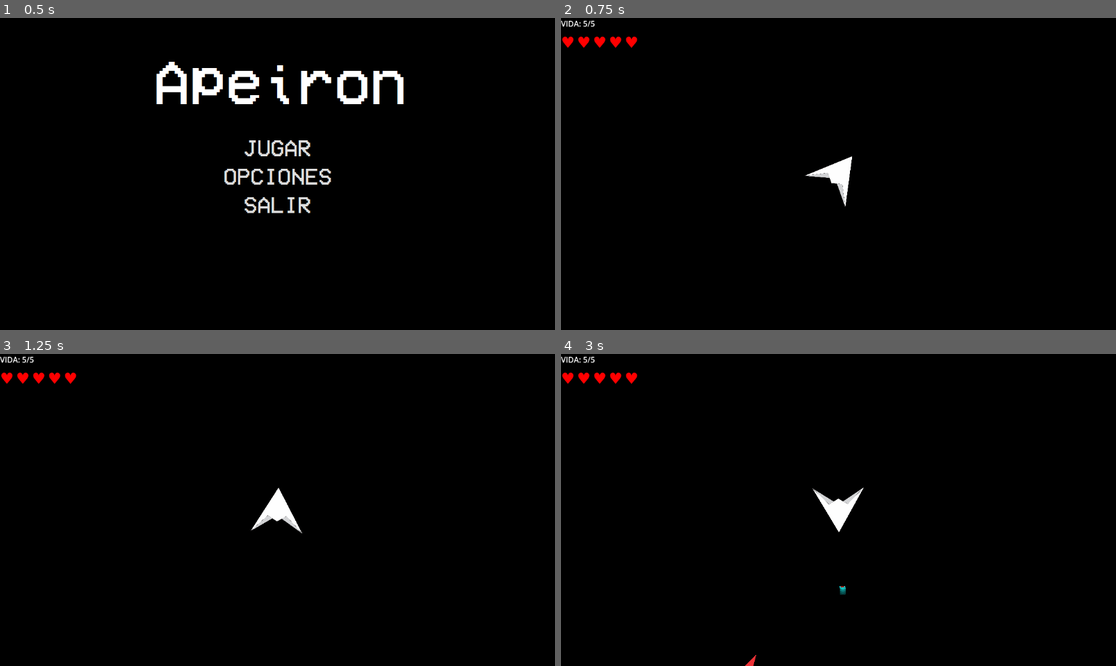
Above: before the commit, frames 1-4 (two rows, left to right).
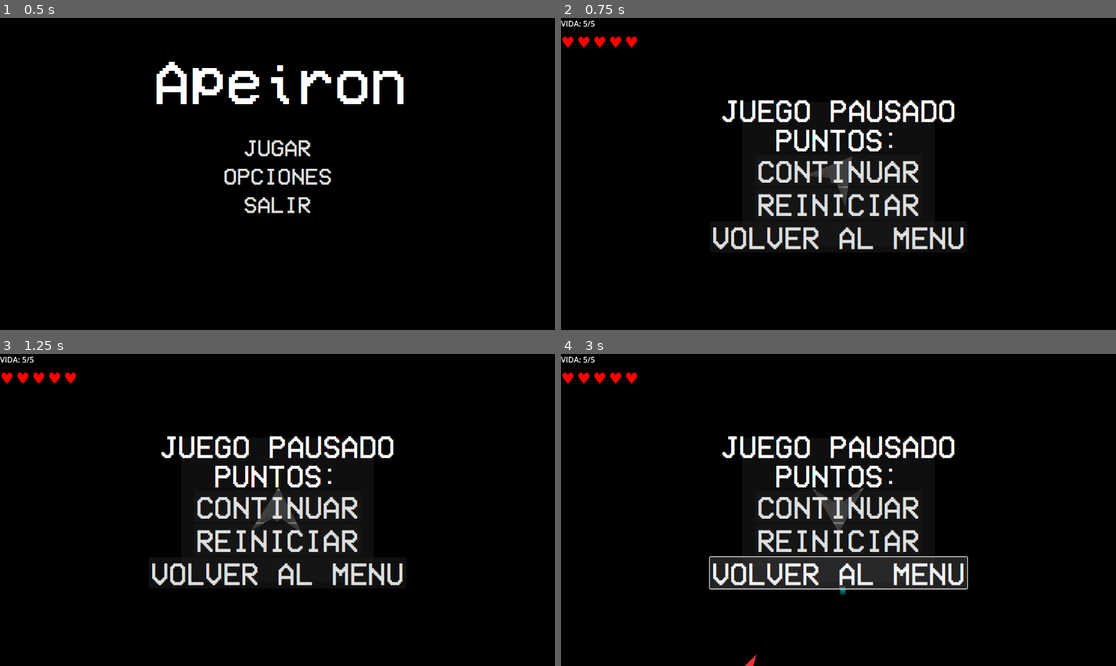
Above: after the commit, the same moments.

Repository: Maretesus666/Apeiron
Game: Godot game, scene res://scenes/menu.tscn
The game is run twice, just before and just after one commit, with the same random seed, the same clock (stepped at 60 frames per second) and the same inputs.
Inputs (mouse positions are in pixels of both pictures, inside the frame that each line leads up to):
- Up to frame 1 (0.5 s): no input
- Up to frame 2 (0.75 s): click "JUGAR" at 0.5 s
- Up to frame 3 (1.25 s): no input
- Up to frame 4 (3 s): click (838, 506) at 1.25 s, where only the run after the commit has a clickable "CONTINUAR"; click (838, 538) at 2 s, where only the run after the commit has a clickable "REINICIAR"; click (838, 572) at 2.75 s, where only the run after the commit has a clickable "VOLVER AL MENU"

Frame 1 is identical in both runs. In frame 2, 6.2% of the frame differs, in the area x 27-73%, y 26-75%; in frame 3, 6.3%; in frame 4, 9.8%, in the area x 26-74%, y 26-76%.
Error after the commit: Invalid assignment of property or key 'visible' with value of type 'bool' on a base object of type 'null instance'. (res://scripts/pause_menu.gd:49)

Commit message:
trabajo HUB y HUD

Diff:
--- a/apeiron-godot/project.godot
+++ b/apeiron-godot/project.godot
@@ -14,6 +14,10 @@
 run/main_scene="res://scenes/menu.tscn"
 config/features=PackedStringArray("4.5", "Mobile")
 config/icon="res://icon.svg"
+
+[autoload]
+
+ScoreManager="*res://scripts/score_manager.gd"
 
 [input]
 
--- a/apeiron-godot/scenes/Hub.tscn
+++ b/apeiron-godot/scenes/Hub.tscn
@@ -1,4 +1,8 @@
-[gd_scene format=3 uid="uid://c01db0i7tgm2d"]
+[gd_scene load_steps=4 format=3 uid="uid://c01db0i7tgm2d"]
+
+[ext_resource type="Script" uid="uid://dntkixgnexo5x" path="res://scripts/hub.gd" id="1_wi61l"]
+[ext_resource type="Script" uid="uid://bh84wxh68ihog" path="res://scripts/clicker.gd" id="2_4qglb"]
+[ext_resource type="FontFile" uid="uid://bjkvctpyibltk" path="res://assets/fonts/ultrakill.ttf" id="2_7f5op"]
 
 [node name="Hub" type="Control"]
 layout_mode = 3
@@ -7,15 +11,21 @@
 anchor_bottom = 1.0
 grow_horizontal = 2
 grow_vertical = 2
+script = ExtResource("1_wi61l")
 
 [node name="TabContainer" type="TabContainer" parent="."]
 layout_mode = 0
-offset_right = 40.0
-offset_bottom = 40.0
+offset_left = 59.0
+offset_top = 6.0
+offset_right = 164.0
+offset_bottom = 46.0
+theme_override_fonts/font = ExtResource("2_7f5op")
+theme_override_font_sizes/font_size = 128
 current_tab = 0
 
 [node name="Clicker" type="Control" parent="TabContainer"]
 layout_mode = 2
+script = ExtResource("2_4qglb")
 metadata/_tab_index = 0
 
 [node name="VBoxContainer" type="VBoxContainer" parent="TabContainer/Clicker"]
@@ -25,15 +35,25 @@
 
 [node name="PointsLabel" type="Label" parent="TabContainer/Clicker/VBoxContainer"]
 layout_mode = 2
+theme_override_fonts/font = ExtResource("2_7f5op")
+theme_override_font_sizes/font_size = 64
+text = "Puntos:"
 
 [node name="ClickButton" type="Button" parent="TabContainer/Clicker/VBoxContainer"]
+texture_repeat = 1
 layout_mode = 2
+theme_override_fonts/font = ExtResource("2_7f5op")
+theme_override_font_sizes/font_size = 64
+text = "Click"
 
 [node name="UpgradesContainer" type="VBoxContainer" parent="TabContainer/Clicker/VBoxContainer"]
 layout_mode = 2
 
 [node name="StartGameButton" type="Button" parent="TabContainer/Clicker/VBoxContainer"]
 layout_mode = 2
+theme_override_fonts/font = ExtResource("2_7f5op")
+theme_override_font_sizes/font_size = 64
+text = "Start"
 
 [node name="Juego" type="Control" parent="TabContainer"]
 visible = false
@@ -47,6 +67,16 @@
 
 [node name="InfoLabel" type="Label" parent="TabContainer/Juego/VBoxContainer"]
 layout_mode = 2
+theme_override_fonts/font = ExtResource("2_7f5op")
+theme_override_font_sizes/font_size = 64
+text = "Jugar a las navee"
 
 [node name="PlayButton" type="Button" parent="TabContainer/Juego/VBoxContainer"]
 layout_mode = 2
+theme_override_fonts/font = ExtResource("2_7f5op")
+theme_override_font_sizes/font_size = 64
+text = "Play"
+
+[connection signal="pressed" from="TabContainer/Clicker/VBoxContainer/ClickButton" to="." method="_on_click_button_pressed"]
+[connection signal="pressed" from="TabContainer/Clicker/VBoxContainer/StartGameButton" to="." method="_on_start_game_button_pressed"]
+[connection signal="pressed" from="TabContainer/Juego/VBoxContainer/PlayButton" to="." method="_on_play_button_pressed"]
--- a/apeiron-godot/scenes/game.tscn
+++ b/apeiron-godot/scenes/game.tscn
@@ -1,9 +1,12 @@
-[gd_scene load_steps=7 format=3 uid="uid://dn7ruopjurr62"]
+[gd_scene load_steps=10 format=3 uid="uid://dn7ruopjurr62"]
 
 [ext_resource type="Shader" uid="uid://cvu8ucill03dy" path="res://shaders/menu.gdshader" id="1_5evyv"]
+[ext_resource type="Script" uid="uid://nn6rx2sec51g" path="res://scripts/background_generator.gd" id="1_p57ef"]
 [ext_resource type="PackedScene" uid="uid://bcq45ypkaysta" path="res://scenes/jugador.tscn" id="1_svaqf"]
 [ext_resource type="Script" uid="uid://j7y4uc0ptpcw" path="res://scripts/enemy_spawner.gd" id="3_lnu2h"]
 [ext_resource type="Script" uid="uid://cja7mxo22kr21" path="res://scripts/hud.gd" id="4_lbhrr"]
+[ext_resource type="Script" uid="uid://chcvjb21vhfgy" path="res://scripts/pause_menu.gd" id="6_u5sy4"]
+[ext_resource type="FontFile" uid="uid://bjkvctpyibltk" path="res://assets/fonts/ultrakill.ttf" id="7_u5sy4"]
 
 [sub_resource type="GDScript" id="GDScript_lbhrr"]
 script/source = "extends Node2D
@@ -15,6 +18,18 @@
 	var enemy = enemy_scene.instantiate()
 	enemy.global_position = position
 	add_child(enemy)
+
+
+func _on_resume_button_pressed() -> void:
+	pass # Replace with function body.
+
+
+func _on_restart_button_pressed() -> void:
+	pass # Replace with function body.
+
+
+func _on_menu_button_pressed() -> void:
+	pass # Replace with function body.
 "
 
 [sub_resource type="ShaderMaterial" id="ShaderMaterial_70w4t"]
@@ -24,6 +39,7 @@
 script = SubResource("GDScript_lbhrr")
 
 [node name="BackgroundGenerator" type="Node2D" parent="."]
+script = ExtResource("1_p57ef")
 
 [node name="Fondo" type="ColorRect" parent="."]
 material = SubResource("ShaderMaterial_70w4t")
@@ -58,29 +74,70 @@
 layout_mode = 2
 
 [node name="PauseMenu" type="CanvasLayer" parent="."]
+script = ExtResource("6_u5sy4")
 
 [node name="Panel" type="Panel" parent="PauseMenu"]
-offset_left = 458.0
-offset_top = -289.0
-offset_right = 498.0
-offset_bottom = -249.0
+anchors_preset = 8
+anchor_left = 0.5
+anchor_top = 0.5
+anchor_right = 0.5
+anchor_bottom = 0.5
+offset_left = -200.0
+offset_top = -150.0
+offset_right = 200.0
+offset_bottom = 150.0
+grow_horizontal = 2
+grow_vertical = 2
 
 [node name="VBoxContainer" type="VBoxContainer" parent="PauseMenu/Panel"]
-layout_mode = 0
-offset_right = 40.0
-offset_bottom = 40.0
+layout_mode = 1
+anchors_preset = 8
+anchor_left = 0.5
+anchor_top = 0.5
+anchor_right = 0.5
+anchor_bottom = 0.5
+offset_left = -267.0
+offset_top = -162.5
+offset_right = 267.0
+offset_bottom = 162.5
+grow_horizontal = 2
+grow_vertical = 2
 
 [node name="TitleLabel" type="Label" parent="PauseMenu/Panel/VBoxContainer"]
 layout_mode = 2
+size_flags_horizontal = 4
+theme_override_fonts/font = ExtResource("7_u5sy4")
+theme_override_font_sizes/font_size = 64
+text = "JUEGO PAUSADO"
 
 [node name="ScoreLabel" type="Label" parent="PauseMenu/Panel/VBoxContainer"]
 layout_mode = 2
+size_flags_horizontal = 4
+theme_override_fonts/font = ExtResource("7_u5sy4")
+theme_override_font_sizes/font_size = 64
+text = "PUNTOS:"
 
-[node name="Button" type="Button" parent="PauseMenu/Panel/VBoxContainer"]
+[node name="ResumeButton" type="Button" parent="PauseMenu/Panel/VBoxContainer"]
 layout_mode = 2
+size_flags_horizontal = 4
+theme_override_fonts/font = ExtResource("7_u5sy4")
+theme_override_font_sizes/font_size = 64
+text = "CONTINUAR"
 
-[node name="Button2" type="Button" parent="PauseMenu/Panel/VBoxContainer"]
+[node name="RestartButton" type="Button" parent="PauseMenu/Panel/VBoxContainer"]
 layout_mode = 2
+size_flags_horizontal = 4
+theme_override_fonts/font = ExtResource("7_u5sy4")
+theme_override_font_sizes/font_size = 64
+text = "REINICIAR"
 
-[node name="Button3" type="Button" parent="PauseMenu/Panel/VBoxContainer"]
+[node name="MenuButton" type="Button" parent="PauseMenu/Panel/VBoxContainer"]
 layout_mode = 2
+size_flags_horizontal = 4
+theme_override_fonts/font = ExtResource("7_u5sy4")
+theme_override_font_sizes/font_size = 64
+text = "VOLVER AL MENU"
+
+[connection signal="pressed" from="PauseMenu/Panel/VBoxContainer/ResumeButton" to="." method="_on_resume_button_pressed"]
+[connection signal="pressed" from="PauseMenu/Panel/VBoxContainer/RestartButton" to="." method="_on_restart_button_pressed"]
+[connection signal="pressed" from="PauseMenu/Panel/VBoxContainer/MenuButton" to="." method="_on_menu_button_pressed"]
--- /dev/null
+++ b/apeiron-godot/scripts/background_generator.gd
@@ -0,0 +1,120 @@
+extends Node2D
+
+@export var star_count: int = 200
+@export var star_speed_min: float = 10.0
+@export var star_speed_max: float = 50.0
+@export var star_size_min: float = 1.0
+@export var star_size_max: float = 3.0
+@export var spawn_distance: float = 1000.0
+
+var stars: Array = []
+var player: Node2D = null
+
+func _ready():
+	player = get_tree().get_first_node_in_group("player")
+	generate_initial_stars()
+
+func _process(delta):
+	if not player:
+		return
+
+	update_stars(delta)
+	spawn_new_stars()
+	remove_distant_stars()
+
+func generate_initial_stars():
+	for i in range(star_count):
+		var star = create_star(
+			Vector2(
+				randf_range(-spawn_distance, spawn_distance),
+				randf_range(-spawn_distance, spawn_distance)
+			)
+		)
+		stars.append(star)
+		add_child(star)
+
+func create_star(pos: Vector2) -> Node2D:
+	var star = Node2D.new()
+	star.global_position = pos
+
+	var size = randf_range(star_size_min, star_size_max)
+	var speed = randf_range(star_speed_min, star_speed_max)
+	var brightness = randf_range(0.5, 1.0)
+
+	# Guardar propiedades en el nodo
+	star.set_meta("speed", speed)
+	star.set_meta("size", size)
+
+	# Crear sprite de la estrella
+	var sprite = Sprite2D.new()
+	sprite.texture = create_star_texture(size)
+	sprite.modulate = Color(brightness, brightness, brightness)
+	star.add_child(sprite)
+
+	return star
+
+func create_star_texture(size: float) -> ImageTexture:
+	var img = Image.create(int(size * 2), int(size * 2), false, Image.FORMAT_RGBA8)
+
+	for x in range(int(size * 2)):
+		for y in range(int(size * 2)):
+			var dx = x - size
+			var dy = y - size
+			var distance = sqrt(dx * dx + dy * dy)
+
+			if distance <= size:
+				var alpha = 1.0 - (distance / size)
+				img.set_pixel(x, y, Color(1, 1, 1, alpha))
+
+	return ImageTexture.create_from_image(img)
+
+func update_stars(delta):
+	if not player:
+		return
+
+	for star in stars:
+		if not is_instance_valid(star):
+			continue
+
+		# Paralaje: estrellas más lentas se mueven menos con la cámara
+		var speed = star.get_meta("speed")
+		var parallax_factor = speed / star_speed_max
+
+		# Calcular movimiento relativo al jugador
+		var offset = player.velocity * delta * parallax_factor * 0.1
+		star.global_position -= offset
+
+func spawn_new_stars():
+	if not player:
+		return
+
+	# Spawn estrellas en los bordes de la pantalla
+	while stars.size() < star_count:
+		var angle = randf() * TAU
+		var distance = spawn_distance
+		var offset = Vector2(cos(angle), sin(angle)) * distance
+		var spawn_pos = player.global_position + offset
+
+		var star = create_star(spawn_pos)
+		stars.append(star)
+		add_child(star)
+
+func remove_distant_stars():
+	if not player:
+		return
+
+	var to_remove = []
+
+	for star in stars:
+		if not is_instance_valid(star):
+			to_remove.append(star)
+			continue
+
+		var distance = star.global_position.distance_to(player.global_position)
+		if distance > spawn_distance * 1.5:
+			to_remove.append(star)
+
+	for star in to_remove:
+		stars.erase(star)
+		if is_instance_valid(star):
+			star.queue_free()
--- /dev/null
+++ b/apeiron-godot/scripts/clicker.gd
@@ -0,0 +1,11 @@
+extends Control
+
+
+# Called when the node enters the scene tree for the first time.
+func _ready() -> void:
+	pass # Replace with function body.
+
+
+# Called every frame. 'delta' is the elapsed time since the previous frame.
+func _process(delta: float) -> void:
+	pass
--- /dev/null
+++ b/apeiron-godot/scripts/hub.gd
@@ -0,0 +1,20 @@
+extends Control
+
+@onready var tab_container = $TabContainer
+@onready var clicker_tab = $TabContainer/Clicker
+@onready var game_info_tab = $TabContainer/Juego
+
+func _ready():
+	# El TabContainer maneja el cambio entre tabs automáticamente
+	pass
+
+func _on_play_button_pressed():
+	get_tree().change_scene_to_file("res://scenes/game.tscn")
+
+
+func _on_click_button_pressed() -> void:
+	pass # Replace with function body.
+
+
+func _on_start_game_button_pressed() -> void:
+	pass # Replace with function body.
--- a/apeiron-godot/scripts/hud.gd
+++ b/apeiron-godot/scripts/hud.gd
@@ -2,6 +2,8 @@
 
 @onready var health_label = $HealthContainer/HealthLabel
 @onready var hearts_container = $HealthContainer/HeartsContainer
+@onready var score_label = $ScoreContainer/ScoreLabel
+@onready var combo_label = $ScoreContainer/ComboLabel
 
 var heart_full = "♥"
 var heart_empty = "♡"
@@ -11,8 +13,26 @@
 	if player:
 		player.health_changed.connect(_on_player_health_changed)
 		player.player_died.connect(_on_player_died)
-		# Actualizar UI inicial
 		_on_player_health_changed(player.current_health, player.max_health)
+
+	# Conectar al ScoreManager
+	if ScoreManager:
+		ScoreManager.score_changed.connect(_on_score_changed)
+		ScoreManager.combo_changed.connect(_on_combo_changed)
+		_on_score_changed(ScoreManager.score)
+		_on_combo_changed(ScoreManager.combo)
+
+func _on_score_changed(new_score: int):
+	if score_label:
+		score_label.text = "Puntos: " + str(new_score)
+
+func _on_combo_changed(new_combo: int):
+	if combo_label:
+		if new_combo > 1:
+			combo_label.visible = true
+			combo_label.text = "Combo x" + str(new_combo)
+		else:
+			combo_label.visible = false
 
 func _on_player_health_changed(current_health: int, max_health: int):
 	# Actualizar texto
--- /dev/null
+++ b/apeiron-godot/scripts/pause_menu.gd
@@ -0,0 +1,66 @@
+extends CanvasLayer
+
+@onready var pause_panel = $PausePanel
+@onready var title_label = $PausePanel/VBoxContainer/TitleLabel
+@onready var score_label = $PausePanel/VBoxContainer/ScoreLabel
+@onready var resume_button = $PausePanel/VBoxContainer/ResumeButton
+@onready var restart_button = $PausePanel/VBoxContainer/RestartButton
+@onready var menu_button = $PausePanel/VBoxContainer/MenuButton
+
+var is_paused = false
+var is_game_over = false
+
+func _ready():
+	hide_menu()
+
+	# Conectar al jugador
+	var player = get_tree().get_first_node_in_group("player")
+	if player:
+		player.player_died.connect(_on_player_died)
+
+func _input(event):
+	if event.is_action_pressed("ui_cancel") and not is_game_over:
+		toggle_pause()
+
+func toggle_pause():
+	is_paused = !is_paused
+
+	if is_paused:
+		show_pause_menu()
+	else:
+		hide_menu()
+
+func show_pause_menu():
+	pause_panel.visible = true
+	title_label.text = "PAUSA"
+	resume_button.visible = true
+	get_tree().paused = true
+
+func show_game_over_menu(score: int = 0):
+	is_game_over = true
+	pause_panel.visible = true
+	title_label.text = "GAME OVER"
+	score_label.text = "Puntuación: " + str(score)
+	score_label.visible = true
+	resume_button.visible = false
+	get_tree().paused = true
+
+func hide_menu():
+	pause_panel.visible = false
+	get_tree().paused = false
+
+func _on_player_died():
+	# Esperar un poco antes de mostrar game over
+	await get_tree().create_timer(1.0).timeout
+	show_game_over_menu()
+
+func _on_resume_button_pressed():
+	toggle_pause()
+
+func _on_restart_button_pressed():
+	get_tree().paused = false
+	get_tree().reload_current_scene()
+
+func _on_menu_button_pressed():
+	get_tree().paused = false
+	get_tree().change_scene_to_file("res://scenes/menu.tscn")
--- /dev/null
+++ b/apeiron-godot/scripts/score_manager.gd
@@ -0,0 +1,66 @@
+extends Node
+
+var score: int = 0
+var high_score: int = 0
+var combo: int = 0
+var combo_timer: float = 0.0
+var combo_timeout: float = 2.0
+
+signal score_changed(new_score)
+signal combo_changed(new_combo)
+signal high_score_beaten(new_high_score)
+
+func _ready():
+	load_high_score()
+
+func _process(delta):
+	if combo > 0:
+		combo_timer -= delta
+		if combo_timer <= 0:
+			reset_combo()
+
+func add_score(points: int):
+	score += points * (1 + combo)
+	score_changed.emit(score)
+
+	# Actualizar combo
+	combo += 1
+	combo_timer = combo_timeout
+	combo_changed.emit(combo)
+
+	# Verificar high score
+	if score > high_score:
+		high_score = score
+		save_high_score()
+		high_score_beaten.emit(high_score)
+
+func reset_combo():
+	combo = 0
+	combo_changed.emit(combo)
+
+func reset_score():
+	score = 0
+	reset_combo()
+	score_changed.emit(score)
+
+func load_high_score():
+	if FileAccess.file_exists("user://high_score.save"):
+		var file = FileAccess.open("user://high_score.save", FileAccess.READ)
+		if file:
+			high_score = file.get_32()
+			file.close()
+
+func save_high_score():
+	var file = FileAccess.open("user://high_score.save", FileAccess.WRITE)
+	if file:
+		file.store_32(high_score)
+		file.close()
+
+func get_score() -> int:
+	return score
+
+func get_high_score() -> int:
+	return high_score
+
+func get_combo() -> int:
+	return combo
Not shown, added: apeiron-godot/scripts/background_generator.gd.uid
Not shown, added: apeiron-godot/scripts/clicker.gd.uid
Not shown, added: apeiron-godot/scripts/hub.gd.uid
Not shown, added: apeiron-godot/scripts/pause_menu.gd.uid
Not shown, added: apeiron-godot/scripts/score_manager.gd.uid
